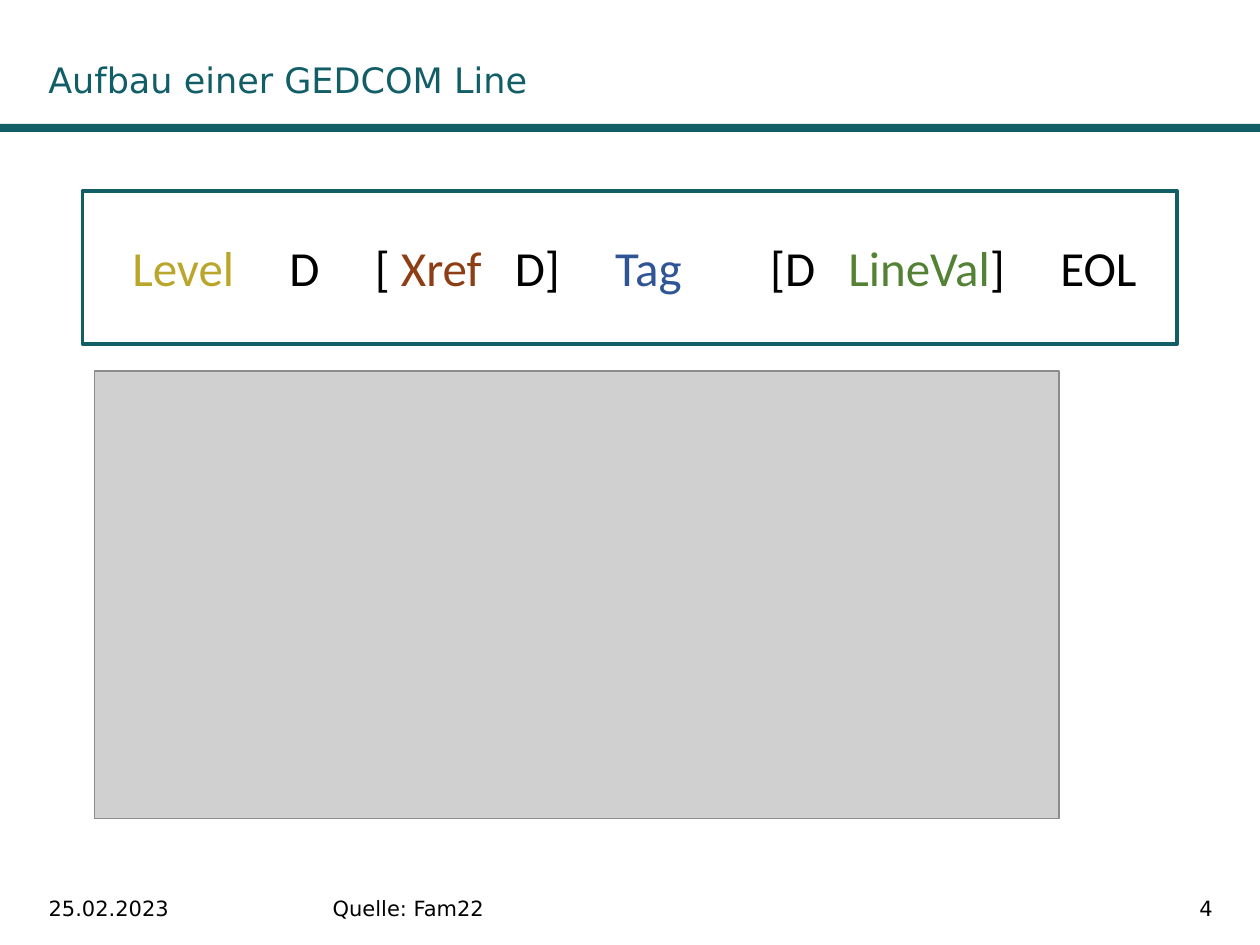
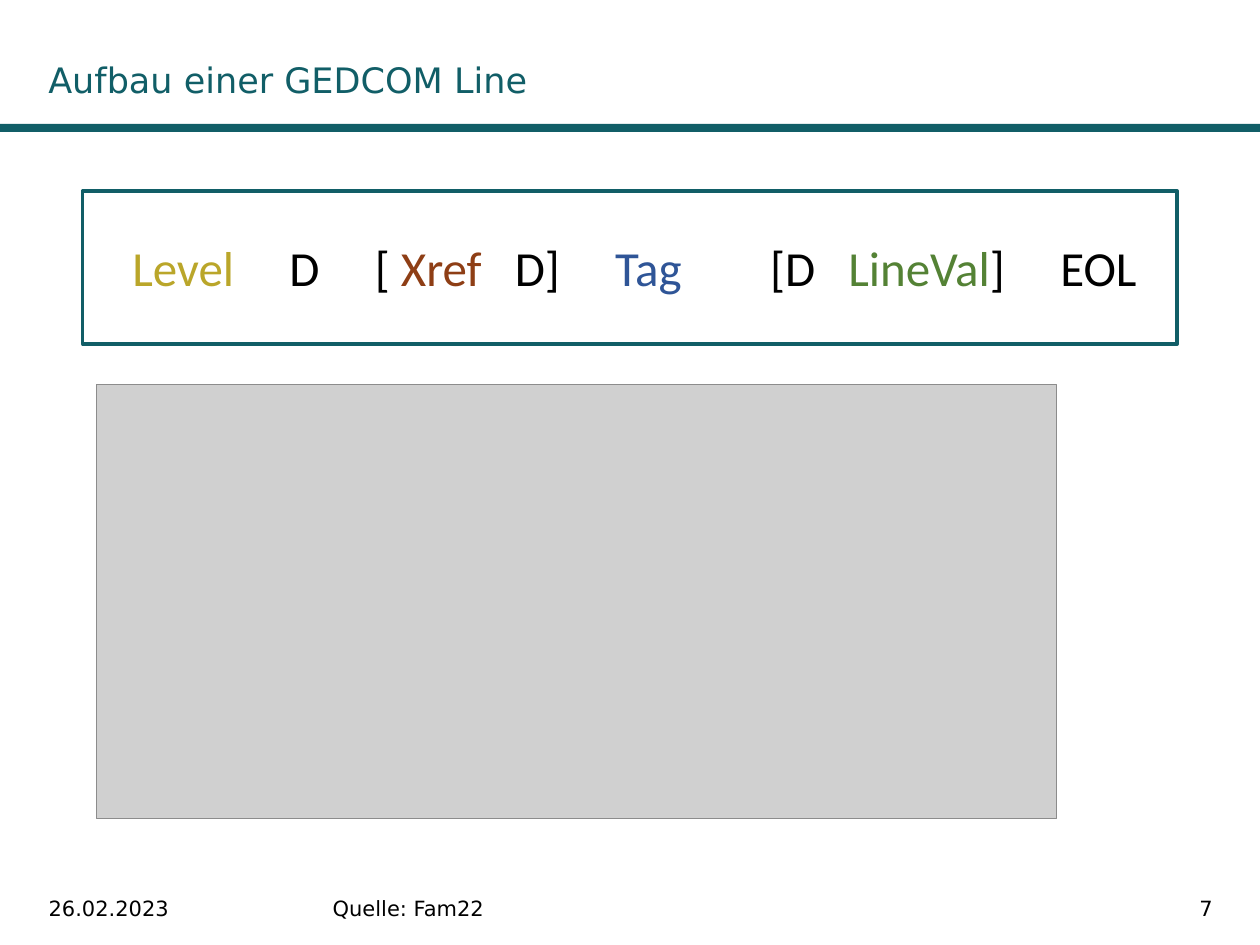
Before and after one commit to DwieDave/gedcom.js, a slide deck: slide 7 of doc/Teamprojekt_GedcomJS_MariusMueller_DavidGruber.pptx (slide 4 before the commit). Drawn at 1260x945 pixels with LibreOffice and Linux fonts; fonts in the diff are those of the drawing; grey boxes stand for pictures; background and template pictures are left out. Boxes give left, top, right and bottom in pixels: in the first picture for what was removed or moved away, otherwise in the second. Text is boxed around its words. In the diff, an @@ line names an element or a change of style, - is before the commit and + after.

```diff
--- a/doc/Teamprojekt_GedcomJS_MariusMueller_DavidGruber.pptx
+++ b/doc/Teamprojekt_GedcomJS_MariusMueller_DavidGruber.pptx
@@ picture: place and size @@
-picture at box(94, 372, 1060, 819)
+picture at box(96, 384, 1056, 819)
@@ text "\n": place and size @@
-text "\n" at box(968, 745, 1058, 816)
+text "\n" at box(890, 747, 980, 819)
@@ text at box(49, 900, 169, 917): text changed @@
-25.02.2023
+26.02.2023
@@ page number at box(1199, 900, 1212, 916): text changed @@
-4
+7
```
Also in this commit, not shown: 9 other slides changed, 20 slides added, 1 slide removed, 3 other files.
